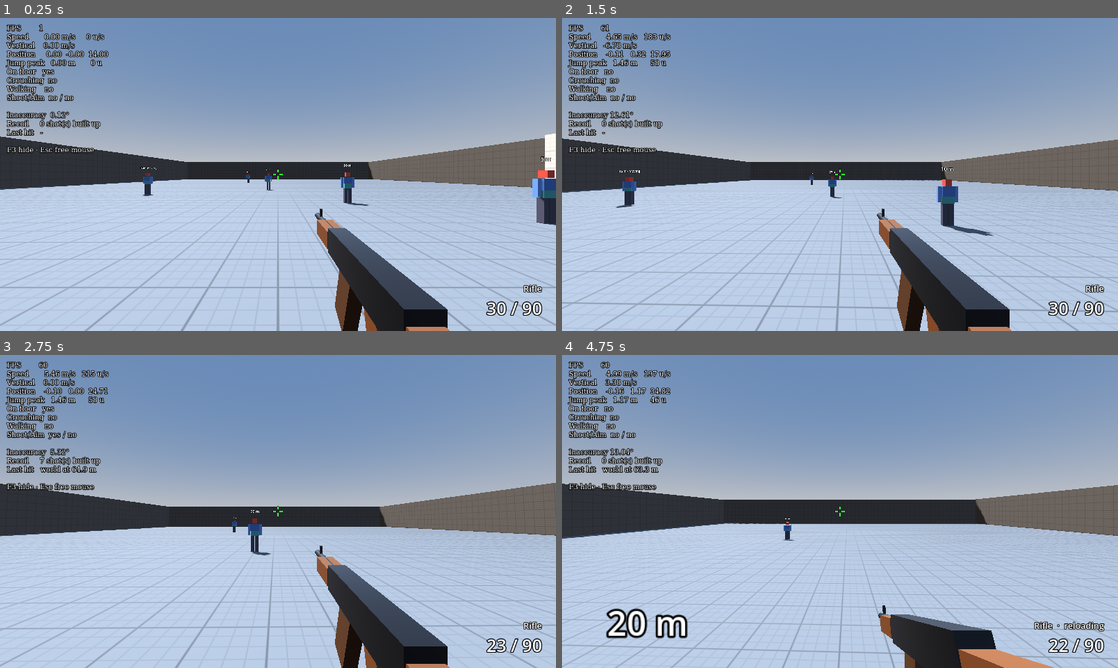
Above: before the commit, frames 1-4 (two rows, left to right).
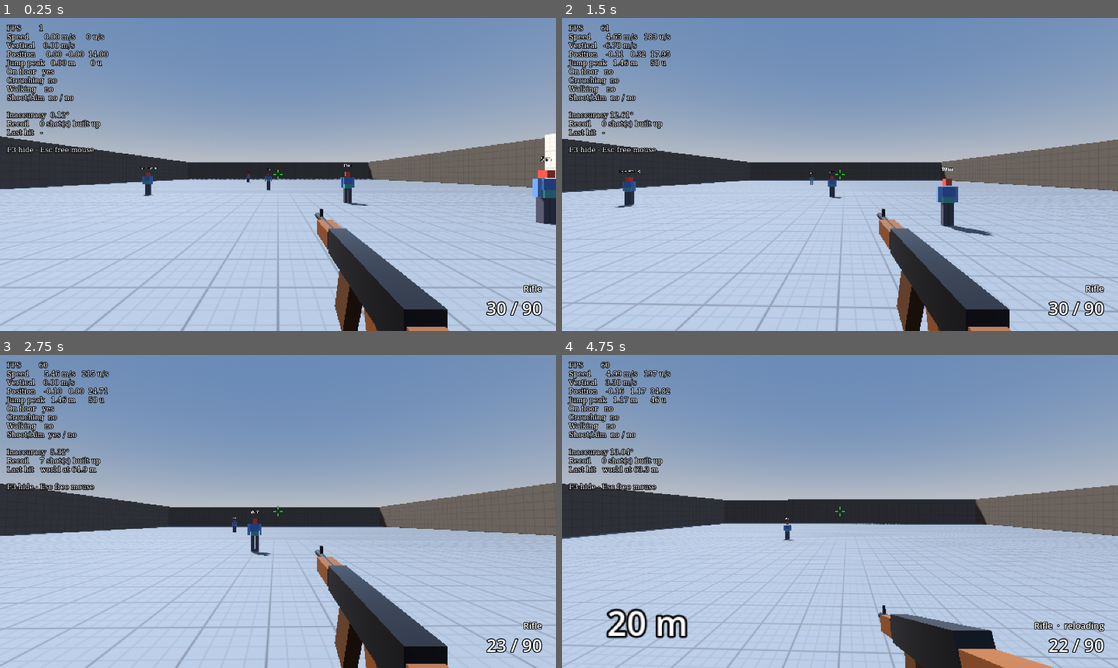
Above: after the commit, the same moments.

Repository: Jankozeluh/Chiip
Game: Godot game, scene res://main.tscn
Same seed, same stepped clock (60 frames per second), same inputs: the game is played once before the commit and once after it. Before the commit the project starts from res://maps/test_map.tscn.
Inputs (mouse positions are in pixels of both pictures, inside the frame that each line leads up to):
- Up to frame 1 (0.25 s): no input
- Up to frame 2 (1.5 s): move the mouse to (867, 174) at 0.52 s; hold Right mouse button (aim) 0.53-1.28 s; hold W (move_forward) from 0.53 s (still down); tap Space (jump) at 0.77 s; move the mouse to (812, 174) at 1.27 s; tap Ctrl (crouch) at 1.35 s
- Up to frame 3 (2.75 s): keep holding W (move_forward); tap Space (jump) at 1.52 s; move the mouse to (289, 505) at 2.02 s; press the mouse at (289, 505) at 2.03 s
- Up to frame 4 (4.75 s): keep holding W (move_forward); move the mouse to (834, 517) at 2.77 s; release the mouse at (834, 517) at 2.78 s; tap Shift (walk) at 2.85 s; tap Space (jump) at 3.02, 3.77, 4.52 s; move the mouse to (878, 514) at 3.52 s; hold Right mouse button (aim) 3.53-4.28 s; tap R (reload) at 4.15 s; move the mouse to (795, 508) at 4.27 s; tap Ctrl (crouch) at 4.35 s

The runs differ from the first frame. In frame 1, 0.7% of the frame differs, in the area x 0-100%, y 10-100%; in frame 2, 0.6%; in frame 3, 0.6%; in frame 4, 0.8%, in the area x 0-100%, y 12-100%.

Commit message:
M3: Add main scene with low-res world and two HUD styles
The world renders in a SubViewport at 360 lines and is scaled up with
nearest filtering; HUD and debug overlay sit on top and scale with the
UI height. A pixelated-HUD style renders the whole window low-res.
Sensitivity checked identical in both. Records decisions D-024..D-026
and the multiplayer/Steam open questions.

Co-Authored-By: Claude Opus 5.5 <noreply@anthropic.com>

Diff:
--- /dev/null
+++ b/main.gd
@@ -0,0 +1,46 @@
+extends Node
+## The game's root scene: the 3D world rendered at a low resolution inside a
+## SubViewport and scaled up with sharp pixels, with the HUD and debug overlay
+## on top.
+##
+## Two pixel styles (see docs/DECISIONS.md):
+## - Pixelated HUD: the whole window renders at the low resolution, HUD included.
+## - Sharp HUD: only the world is low-res; the HUD uses the full window resolution.
+
+## The HUD and overlay are laid out for a window this many pixels tall.
+const UI_DESIGN_HEIGHT := 720.0
+
+## Height of the world image in pixels; the width follows the window's shape.
+## 360 gives 640 × 360 in a 16:9 window.
+@export var pixel_height: int = 360
+## Pixelate the HUD too, by rendering the whole window at the low resolution.
+@export var pixelate_hud: bool = false
+
+@onready var _world: SubViewportContainer = $World
+@onready var _hud: Node = $HUD
+@onready var _debug_overlay: Node = $DebugOverlay
+
+
+func _ready() -> void:
+	get_tree().root.size_changed.connect(apply_pixel_settings)
+	apply_pixel_settings()
+
+
+## Applies [member pixel_height] and [member pixelate_hud]. Call it again after changing them.
+func apply_pixel_settings() -> void:
+	var window := get_tree().root
+	var ui_height: float
+	if pixelate_hud:
+		var aspect := float(window.size.x) / window.size.y
+		window.content_scale_mode = Window.CONTENT_SCALE_MODE_VIEWPORT
+		window.content_scale_size = Vector2i(roundi(pixel_height * aspect), pixel_height)
+		window.content_scale_stretch = Window.CONTENT_SCALE_STRETCH_INTEGER
+		_world.stretch_shrink = 1
+		ui_height = pixel_height
+	else:
+		window.content_scale_mode = Window.CONTENT_SCALE_MODE_DISABLED
+		# The SubViewport renders at the container's size divided by this.
+		_world.stretch_shrink = maxi(1, roundi(float(window.size.y) / pixel_height))
+		ui_height = window.size.y
+	_hud.set_ui_scale(ui_height / UI_DESIGN_HEIGHT)
+	_debug_overlay.set_ui_scale(ui_height / UI_DESIGN_HEIGHT)
--- /dev/null
+++ b/main.tscn
@@ -0,0 +1,32 @@
+[gd_scene format=3]
+
+[ext_resource type="Script" path="res://main.gd" id="main_script"]
+[ext_resource type="PackedScene" path="res://maps/test_map.tscn" id="map_scene"]
+[ext_resource type="PackedScene" path="res://ui/hud.tscn" id="hud_scene"]
+[ext_resource type="PackedScene" path="res://ui/debug_overlay.tscn" id="overlay_scene"]
+
+[node name="Main" type="Node"]
+script = ExtResource("main_script")
+
+[node name="World" type="SubViewportContainer" parent="."]
+texture_filter = 1
+anchors_preset = 15
+anchor_right = 1.0
+anchor_bottom = 1.0
+grow_horizontal = 2
+grow_vertical = 2
+stretch = true
+stretch_shrink = 2
+
+[node name="SubViewport" type="SubViewport" parent="World"]
+audio_listener_enable_3d = true
+size = Vector2i(640, 360)
+render_target_update_mode = 4
+
+[node name="TestMap" parent="World/SubViewport" instance=ExtResource("map_scene")]
+
+[node name="HUD" parent="." node_paths=PackedStringArray("player") instance=ExtResource("hud_scene")]
+player = NodePath("../World/SubViewport/TestMap/Player")
+
+[node name="DebugOverlay" parent="." node_paths=PackedStringArray("player") instance=ExtResource("overlay_scene")]
+player = NodePath("../World/SubViewport/TestMap/Player")
--- a/maps/test_map.tscn
+++ b/maps/test_map.tscn
@@ -2,8 +2,6 @@
 
 [ext_resource type="Shader" path="res://shaders/prototype_grid.gdshader" id="grid_shader"]
 [ext_resource type="PackedScene" path="res://player/player.tscn" id="player_scene"]
-[ext_resource type="PackedScene" path="res://ui/debug_overlay.tscn" id="debug_overlay_scene"]
-[ext_resource type="PackedScene" path="res://ui/hud.tscn" id="hud_scene"]
 [ext_resource type="PackedScene" path="res://maps/props/target_dummy.tscn" id="dummy_scene"]
 
 [sub_resource type="ProceduralSkyMaterial" id="sky_material"]
@@ -215,12 +213,6 @@
 position = Vector3(0, 0, 14)
 rotation = Vector3(0, 3.14159, 0)
 
-[node name="DebugOverlay" parent="." node_paths=PackedStringArray("player") instance=ExtResource("debug_overlay_scene")]
-player = NodePath("../Player")
-
-[node name="HUD" parent="." node_paths=PackedStringArray("player") instance=ExtResource("hud_scene")]
-player = NodePath("../Player")
-
 [node name="Range" type="Node3D" parent="."]
 
 [node name="FiringLine" type="CSGBox3D" parent="Range"]
--- a/player/player.gd
+++ b/player/player.gd
@@ -172,6 +172,11 @@
 	_camera.global_rotation = Vector3(_pitch + deg_to_rad(punch.y), _yaw - deg_to_rad(punch.x), 0.0)
 
 
+## The first-person camera.
+func get_camera() -> Camera3D:
+	return _camera
+
+
 ## Where shots start from: the eyes, as of this physics tick.
 func get_eye_position() -> Vector3:
 	return _head.global_position
--- a/project.godot
+++ b/project.godot
@@ -12,7 +12,7 @@
 
 config/name="Chiip"
 config/description="A single-player CS-style tactical FPS against bots, with a retro Quake look."
-run/main_scene="res://maps/test_map.tscn"
+run/main_scene="res://main.tscn"
 config/features=PackedStringArray("4.7", "Forward Plus")
 config/icon="res://icon.svg"
 
--- a/ui/crosshair.gd
+++ b/ui/crosshair.gd
@@ -23,6 +23,21 @@
 
 ## Current inaccuracy in degrees. The HUD sets it every frame; only used in dynamic mode.
 var spread_degrees: float = 0.0
+## The camera whose field of view converts degrees to pixels (dynamic mode).
+var camera: Camera3D
+
+## Line sizes at scale 1, remembered by set_ui_scale.
+var _base_sizes: Vector3 = Vector3.ZERO
+
+
+## Scales line length, gap and thickness (at least 1 pixel each) for the current resolution.
+func set_ui_scale(factor: float) -> void:
+	if _base_sizes == Vector3.ZERO:
+		_base_sizes = Vector3(length, gap, thickness)
+	length = maxf(1.0, roundf(_base_sizes.x * factor))
+	gap = maxf(1.0, roundf(_base_sizes.y * factor))
+	thickness = maxf(1.0, roundf(_base_sizes.z * factor))
+	queue_redraw()
 
 
 func _draw() -> void:
@@ -46,7 +61,6 @@
 
 ## How many pixels the inaccuracy cone covers on screen, from the camera's field of view.
 func _spread_in_pixels() -> float:
-	var camera := get_viewport().get_camera_3d()
 	if camera == null:
 		return 0.0
 	var half_screen_height := get_viewport_rect().size.y / 2.0
--- a/ui/debug_overlay.gd
+++ b/ui/debug_overlay.gd
@@ -12,6 +12,11 @@
 var _was_on_floor: bool = true
 
 @onready var _label: Label = $Label
+
+
+## Scales the overlay text; 1.0 is the size it's designed for (a 720-pixel-tall window).
+func set_ui_scale(factor: float) -> void:
+	UiScale.apply(_label, factor)
 
 
 func _unhandled_input(event: InputEvent) -> void:
--- a/ui/hud.gd
+++ b/ui/hud.gd
@@ -19,8 +19,16 @@
 	weapon.ammo_changed.connect(_on_ammo_changed)
 	weapon.reload_started.connect(_update_weapon_label)
 	weapon.reload_finished.connect(_update_weapon_label)
+	_crosshair.camera = player.get_camera()
 	_on_ammo_changed(weapon.magazine, weapon.reserve)
 	_update_weapon_label()
+
+
+## Scales the HUD layout; 1.0 is the size it's designed for (a 720-pixel-tall window).
+func set_ui_scale(factor: float) -> void:
+	UiScale.apply(_ammo_label, factor)
+	UiScale.apply(_weapon_label, factor)
+	_crosshair.set_ui_scale(factor)
 
 
 func _process(_delta: float) -> void:
--- /dev/null
+++ b/ui/ui_scale.gd
@@ -0,0 +1,21 @@
+class_name UiScale
+## Scales a Control's font size, outline and position by a factor, so the same
+## HUD layout works at different window resolutions. The original values are
+## remembered, so it can be applied again with a different factor.
+
+
+static func apply(control: Control, factor: float) -> void:
+	if not control.has_meta("ui_base"):
+		control.set_meta("ui_base", {
+			"font_size": control.get_theme_font_size("font_size"),
+			"outline": control.get_theme_constant("outline_size"),
+			"offsets": [control.offset_left, control.offset_top, control.offset_right, control.offset_bottom],
+		})
+	var base: Dictionary = control.get_meta("ui_base")
+	control.add_theme_font_size_override("font_size", maxi(1, roundi(base.font_size * factor)))
+	control.add_theme_constant_override("outline_size", maxi(0, roundi(base.outline * factor)))
+	var offsets: Array = base.offsets
+	control.offset_left = roundf(offsets[0] * factor)
+	control.offset_top = roundf(offsets[1] * factor)
+	control.offset_right = roundf(offsets[2] * factor)
+	control.offset_bottom = roundf(offsets[3] * factor)
Not shown, added: main.gd.uid
Not shown, added: ui/ui_scale.gd.uid
Not shown, changed: docs/ARCHITECTURE.md
Not shown, changed: docs/DECISIONS.md
Not shown, changed: docs/DEVLOG.md
Not shown, changed: docs/LEARNING.md
Not shown, changed: docs/PLAN.md
